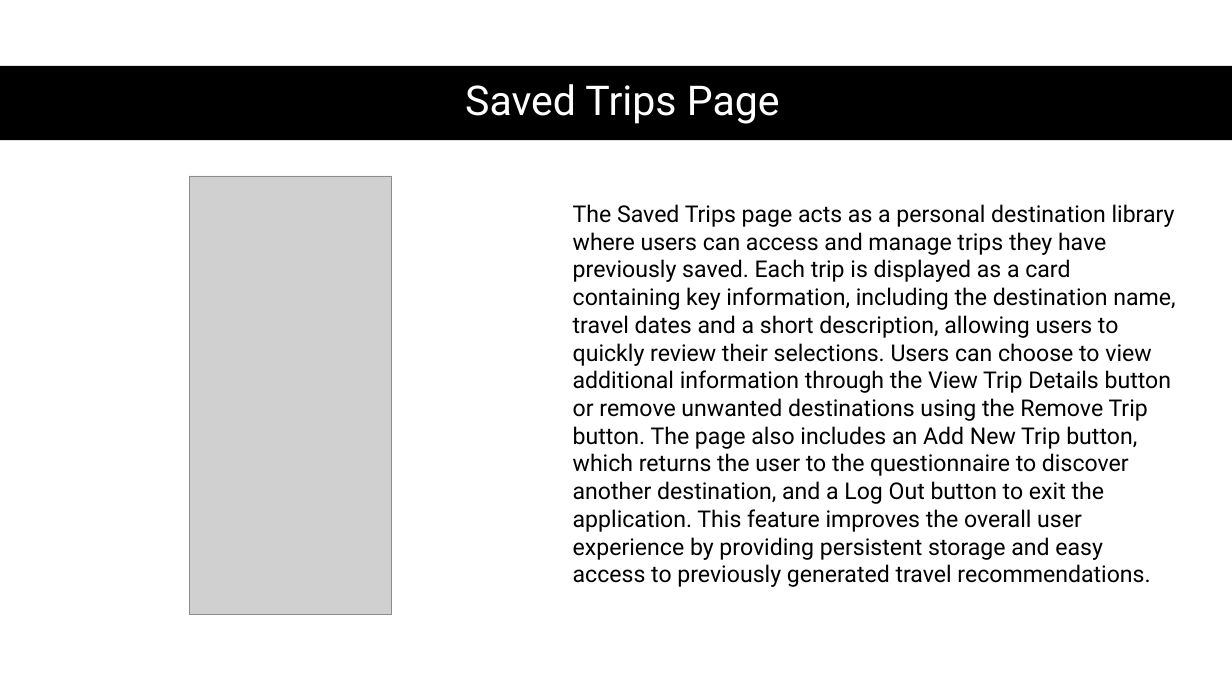
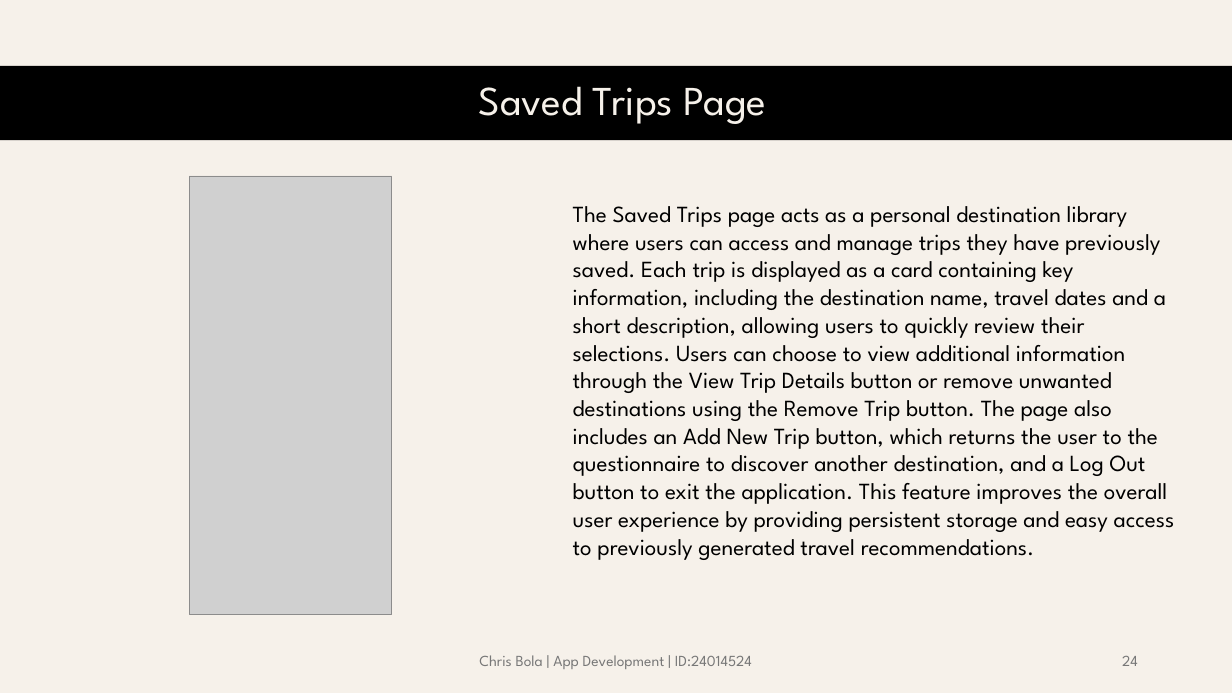
Before and after one commit to lghtson/ADS-2025, a slide deck: slide 24 of Holiday Planner.pptx (slide 26 before the commit). Drawn at 1232x693 pixels with LibreOffice and Linux fonts; fonts in the diff are those of the drawing; grey boxes stand for pictures. Boxes give left, top, right and bottom in pixels: in the first picture for what was removed or moved away, otherwise in the second. Text is boxed around its words. In the diff, an @@ line names an element or a change of style, - is before the commit and + after.

```diff
--- a/Holiday Planner.pptx
+++ b/Holiday Planner.pptx
@@ background #FFFFFF to #F6F1EA @@
@@ title "Saved Trips Page" at bbox=[479, 86, 767, 124]: font Roboto to League Spartan, text colour #FFFFFF to #F6F1EA @@
@@ text "The Saved Trips page acts ..." at bbox=[573, 206, 1175, 560]: font Roboto to League Spartan @@
@@ text added at bbox=[479, 655, 752, 669], 12 pt, text #797979 @@
+Chris Bola | App Development | ID:24014524
@@ page number added at bbox=[1122, 656, 1138, 666], 12 pt, text #797979 @@
+24
```
Also in this commit, not shown: 25 other slides changed, 4 slides added, 6 slides removed, 4 other files.
